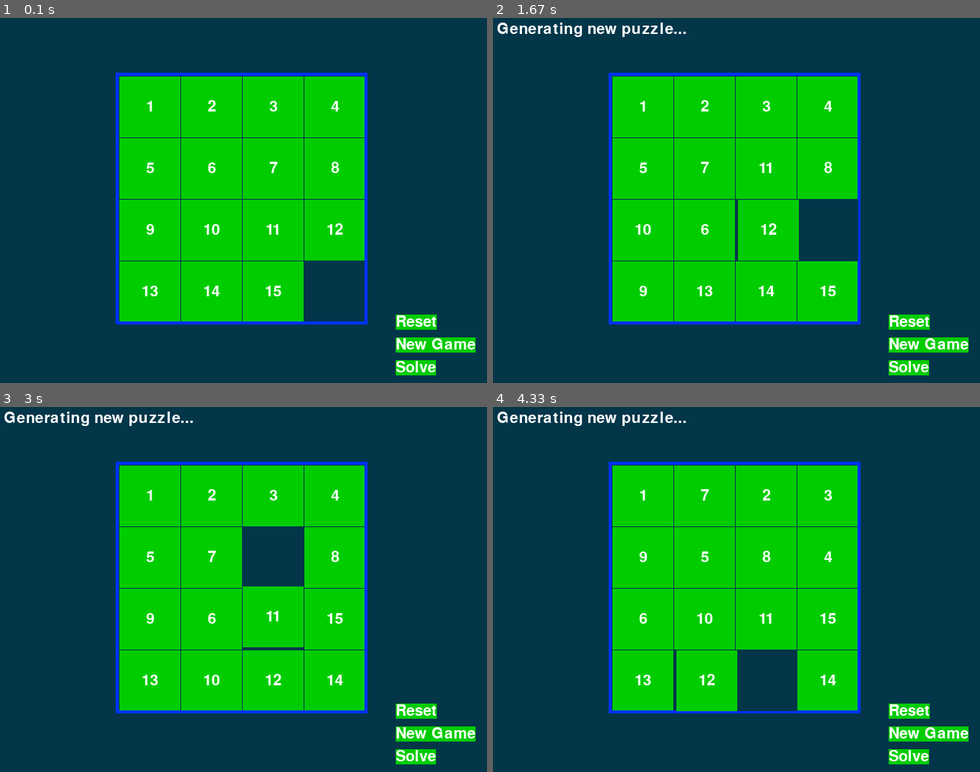
Above: before the commit, frames 1-4 (two rows, left to right).
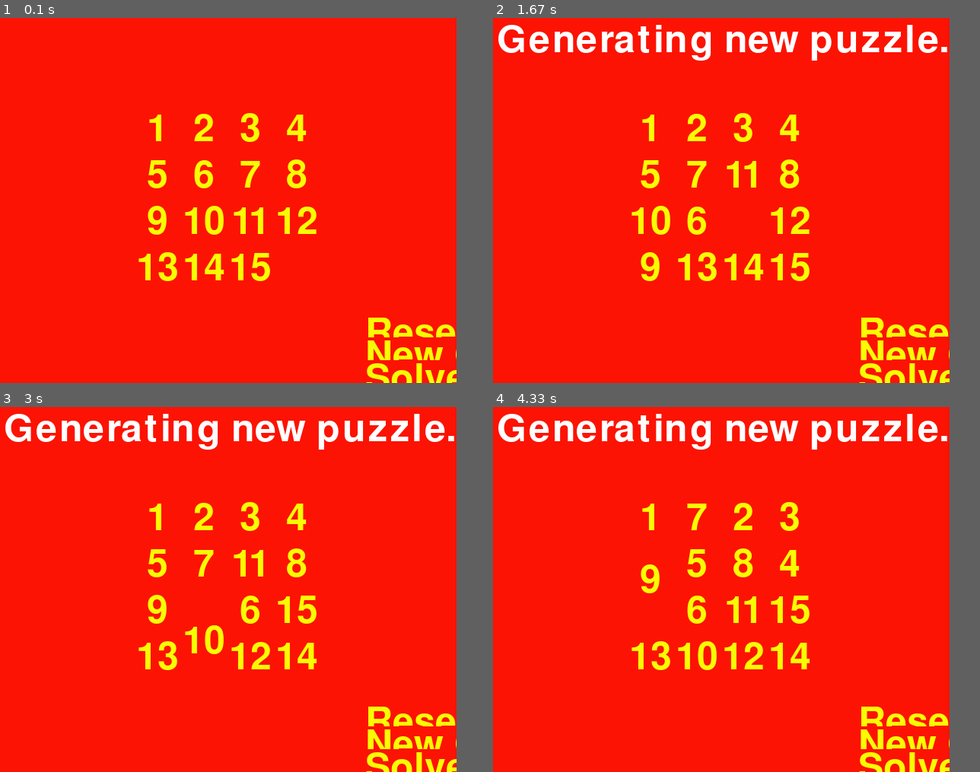
Above: after the commit, the same moments.

Repository: AJHS-Kelley/8b-ajhs-game-programming-23-24-bigdawgtyrone
Game: pygame game, started from slidepuzzle.py
The game is run twice, just before and just after one commit, with the same random seed, the same clock (stepped at 60 frames per second) and the same inputs.
Inputs:
- Up to frame 1 (0.1 s): no input
- Up to frame 2 (1.67 s): tap A at 0.33 s
- Up to frame 3 (3 s): no input
- Up to frame 4 (4.33 s): no input
In our replay, the window is 640x480 before the commit and 600x480 after it. These sizes can differ from the game's own. Grey fills any space a smaller window leaves; there, only what the larger window draws over its background counts as a difference.

The runs differ from the first frame. In frame 1, 94% of the frame differs, in the area x 0-98%, y 0-100%; in frame 2, 94%; in frame 3, 94%; in frame 4, 94%.

Commit message:
Update slidepuzzle.py

Diff:
--- a/slidepuzzle.py
+++ b/slidepuzzle.py
@@ -9,10 +9,10 @@
 # Create the constants (go ahead and experiment with different values)
 BOARDWIDTH = 4  # number of columns in the board
 BOARDHEIGHT = 4 # number of rows in the board
-TILESIZE = 80
-WINDOWWIDTH = 640
+TILESIZE = 60
+WINDOWWIDTH = 600
 WINDOWHEIGHT = 480
-FPS = 30
+FPS = 20
 BLANK = None
 
 #                 R    G    B
@@ -20,13 +20,14 @@
 WHITE =         (255, 255, 255)
 BRIGHTBLUE =    (  0,  50, 255)
 DARKTURQUOISE = (  3,  54,  73)
-GREEN =         (  0, 204,   0)
-
-BGCOLOR = DARKTURQUOISE
-TILECOLOR = GREEN
-TEXTCOLOR = WHITE
-BORDERCOLOR = BRIGHTBLUE
-BASICFONTSIZE = 20
+GREEN =         (248, 252, 3)
+SUS = (252, 19, 3)
+
+BGCOLOR = SUS
+TILECOLOR = SUS
+TEXTCOLOR = GREEN
+BORDERCOLOR = SUS
+BASICFONTSIZE = 50
 
 BUTTONCOLOR = WHITE
 BUTTONTEXTCOLOR = BLACK
